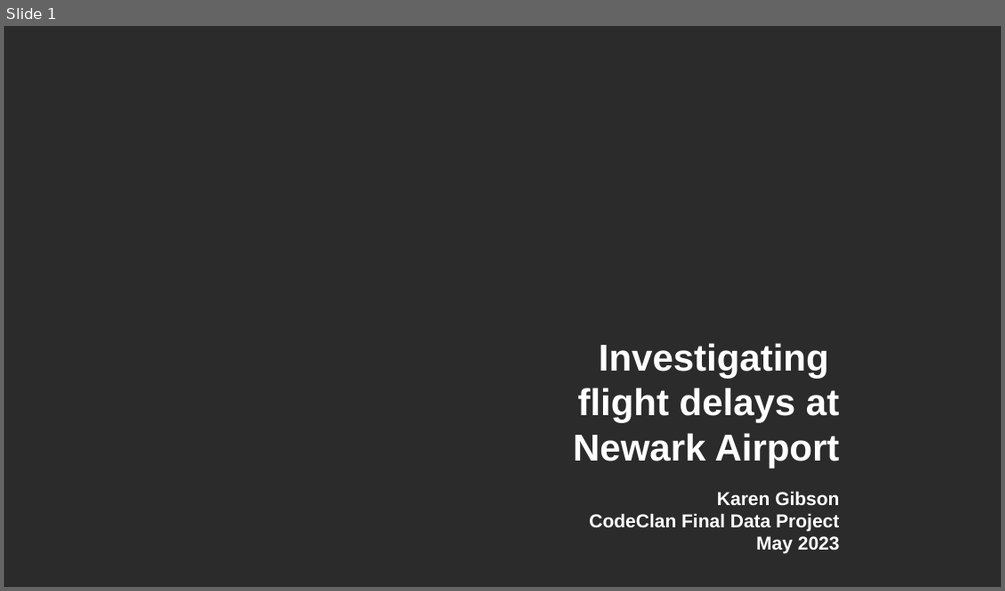
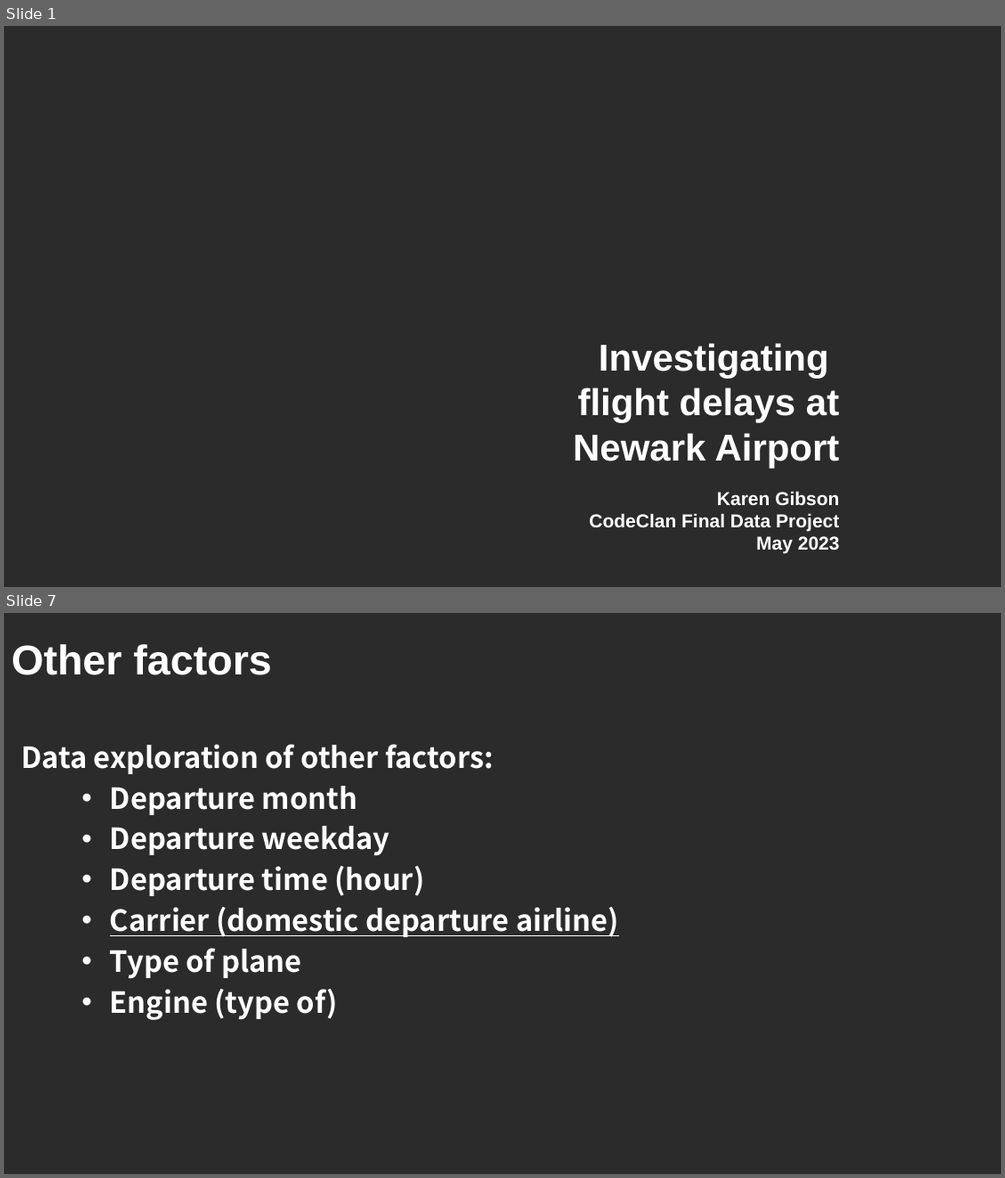
Before and after one commit to karenbgibson/final_project_flight_delays, a slide deck: investigating_flight_delays_newark.pptx. Shown one above the other, each under a label of ours: slide 1 before the commit, slides 1 and 7 after it; the slides between them are not shown. The pictures are 1005x591 and 1005x1178 pixels, drawn with LibreOffice and Linux fonts; fonts in the diff are those of the drawing; background and template pictures are left out; a plain dark background stands for a picture behind light text. Boxes give left, top, right and bottom in pixels: in the first picture for what was removed or moved away, otherwise in the second. Text is boxed around its words. In the diff, an @@ line names an element or a change of style, - is before the commit and + after.

```diff
--- a/investigating_flight_delays_newark.pptx
+++ b/investigating_flight_delays_newark.pptx
@@ slide 7 added at <box>4,613,1001,1174</box>, background picture (left out) @@
@@ title added at <box>11,644,271,675</box>, 40 pt, text #FFFFFF, bold @@
+Other factors
@@ text added at <box>21,744,619,1020</box>, 28 pt, text #FFFFFF, bold @@
+Data exploration of other factors:
+  • Departure month
+  • Departure weekday
+  • Departure time (hour)
+  • Carrier (domestic departure airline)
+  • Type of plane
+  • Engine (type of)
```
Also in this commit, not shown: 6 slides changed, 4 other slides added, 1 slide removed, 23 other files.
